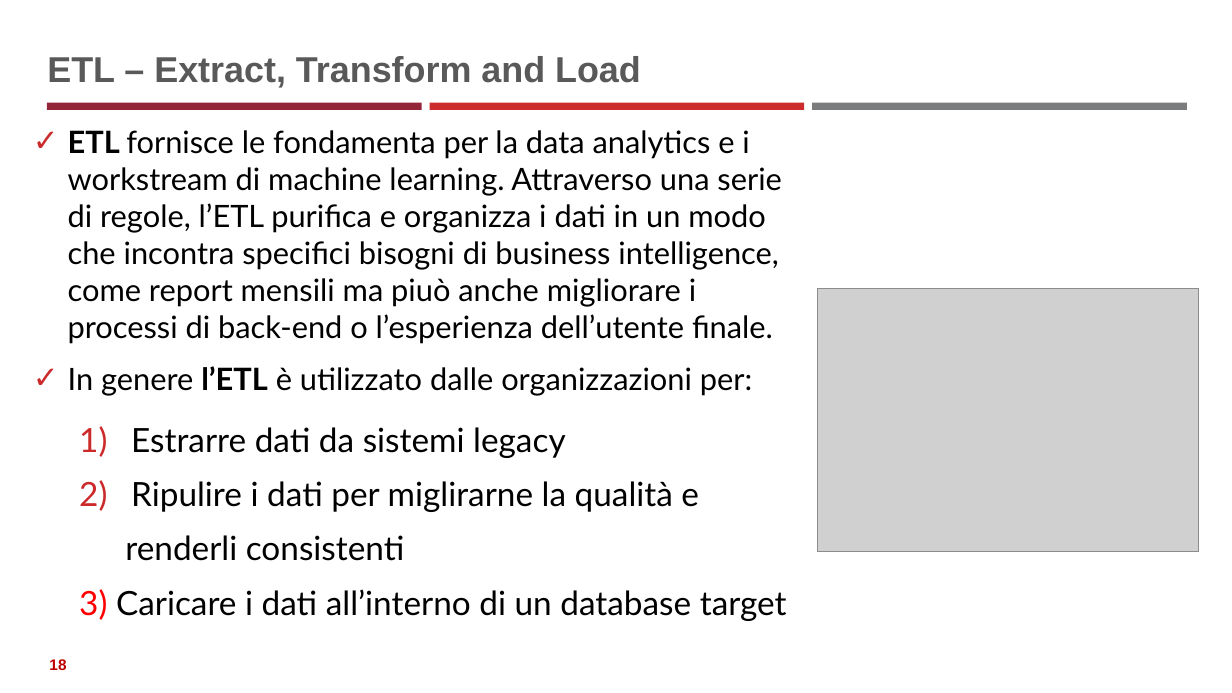
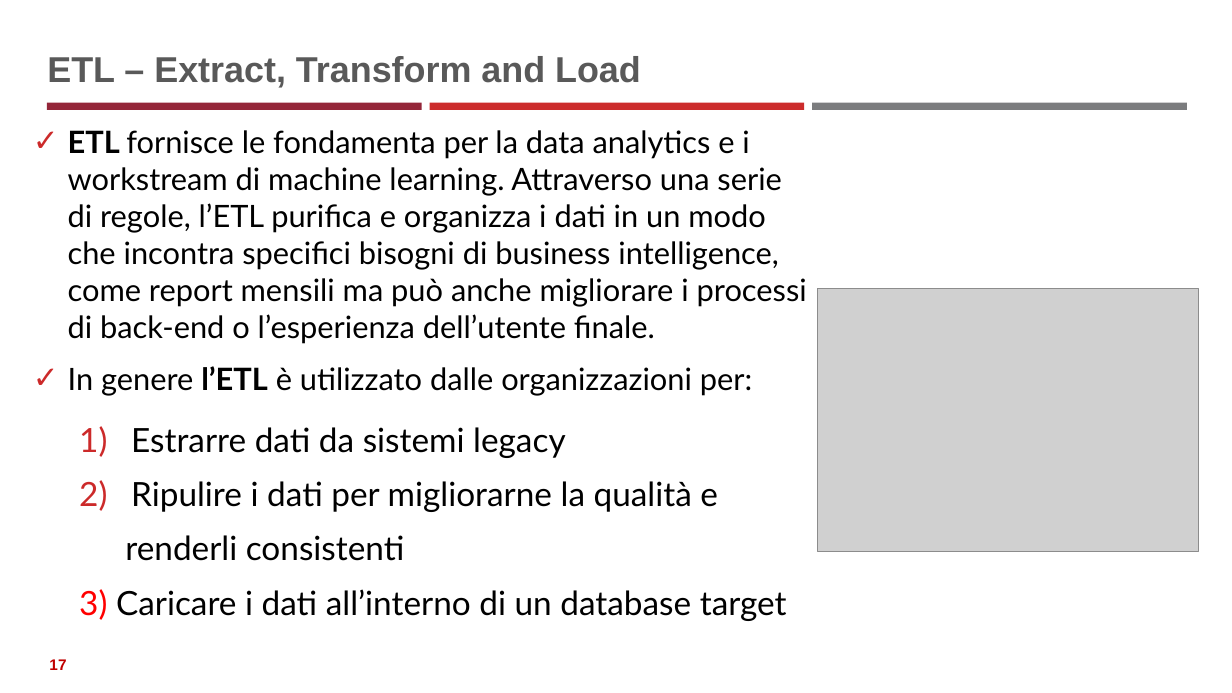
Before and after one commit to neural1977/data_science_interview_material, a slide deck: slide 17 of Data_Science_ita.pptx (slide 18 before the commit). Drawn at 1232x693 pixels with LibreOffice and Linux fonts; fonts in the diff are those of the drawing; grey boxes stand for pictures. Boxes give left, top, right and bottom in pixels: in the first picture for what was removed or moved away, otherwise in the second. Text is boxed around its words. In the diff, an @@ line names an element or a change of style, - is before the commit and + after.

```diff
--- a/Data_Science_ita.pptx
+++ b/Data_Science_ita.pptx
@@ text at bbox=[68, 130, 807, 344]: text changed @@
-✓ ETL fornisce le fondamenta per la data analytics e i workstream di machine learning. Attraverso una serie di regole, l’ETL purifica e organizza i dati in un modo che incontra specifici bisogni di business intelligence, come report mensili ma piuò anche migliorare i processi di back-end o l’esperienza dell’utente finale.
+✓ ETL fornisce le fondamenta per la data analytics e i workstream di machine learning. Attraverso una serie di regole, l’ETL purifica e organizza i dati in un modo che incontra specifici bisogni di business intelligence, come report mensili ma può anche migliorare i processi di back-end o l’esperienza dell’utente finale.
@@ text at bbox=[131, 481, 718, 512]: text changed @@
-  2) Ripulire i dati per miglirarne la qualità e
+  2) Ripulire i dati per migliorarne la qualità e
@@ page number at bbox=[49, 659, 66, 670]: text changed @@
-18
+17
```
Also in this commit, not shown: 3 other slides changed, 16 slides added, 1 slide removed, 3 other files.
